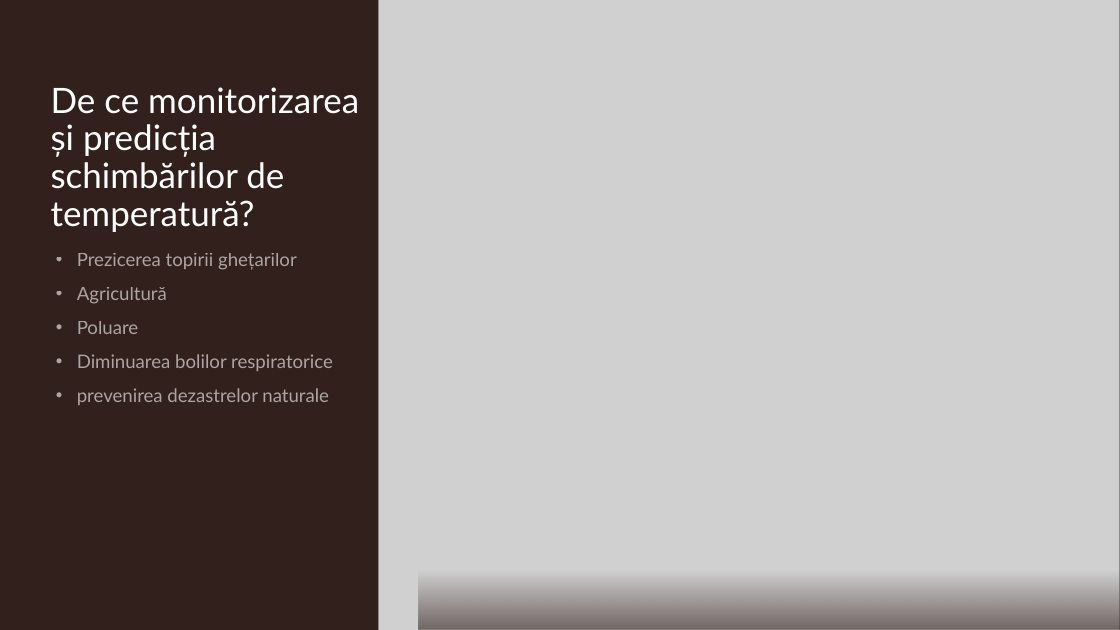
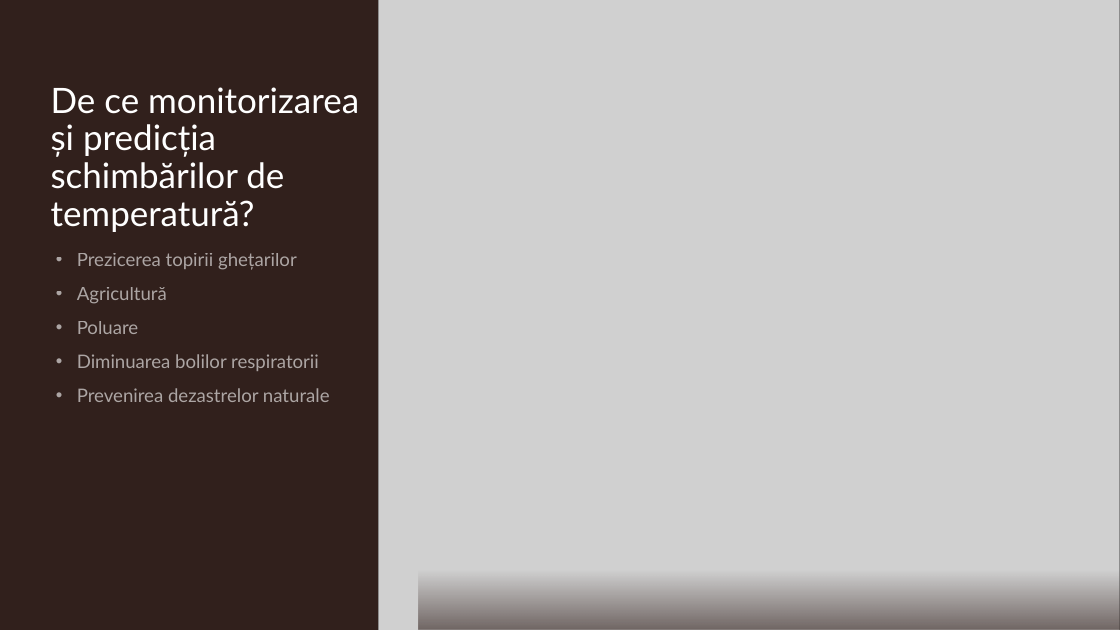
Before and after one commit to CristiRotar/ClimateChangePredictor, a slide deck: slide 2 of Presentation/MonitorizareaSiPredictiaSchimbarilorClimatice.pptx. Drawn at 1120x630 pixels with LibreOffice and Linux fonts; fonts in the diff are those of the drawing; grey boxes stand for pictures. Boxes give left, top, right and bottom in pixels: in the first picture for what was removed or moved away, otherwise in the second. Text is boxed around its words. In the diff, an @@ line names an element or a change of style, - is before the commit and + after.

```diff
--- a/Presentation/MonitorizareaSiPredictiaSchimbarilorClimatice.pptx
+++ b/Presentation/MonitorizareaSiPredictiaSchimbarilorClimatice.pptx
@@ text at (x1=77, y1=354, x2=330, y2=402): text changed @@
-• Diminuarea bolilor respiratorice
-• prevenirea dezastrelor naturale
+• Diminuarea bolilor respiratorii
+• Prevenirea dezastrelor naturale
```
Also in this commit, not shown: 2 other slides changed, 1 other file.
